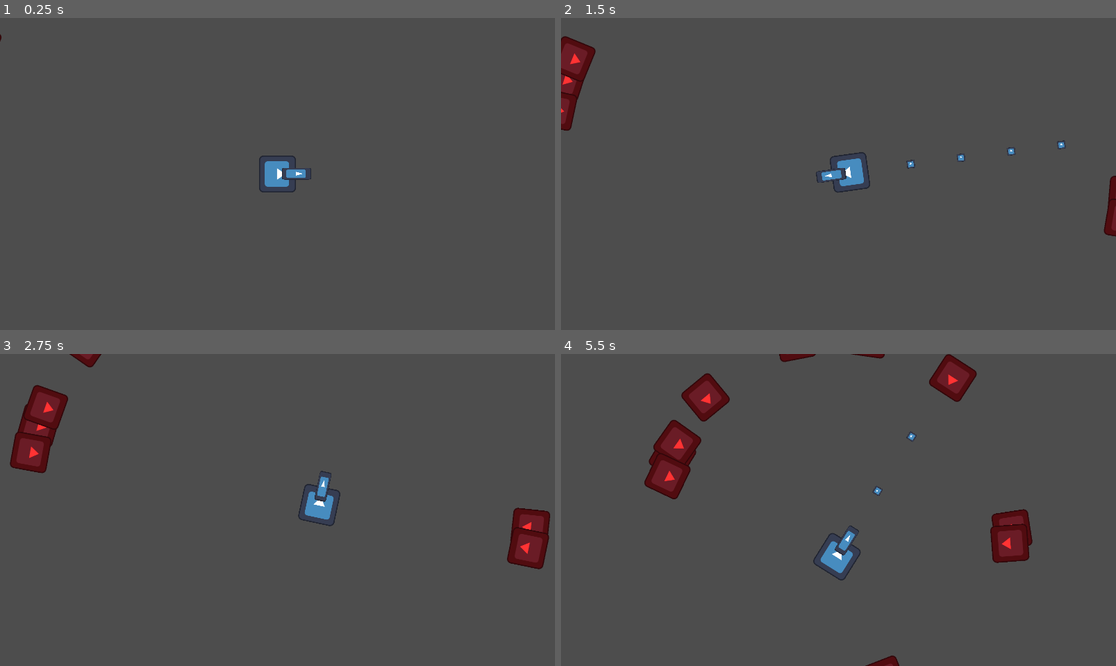
Above: before the commit, frames 1-4 (two rows, left to right).
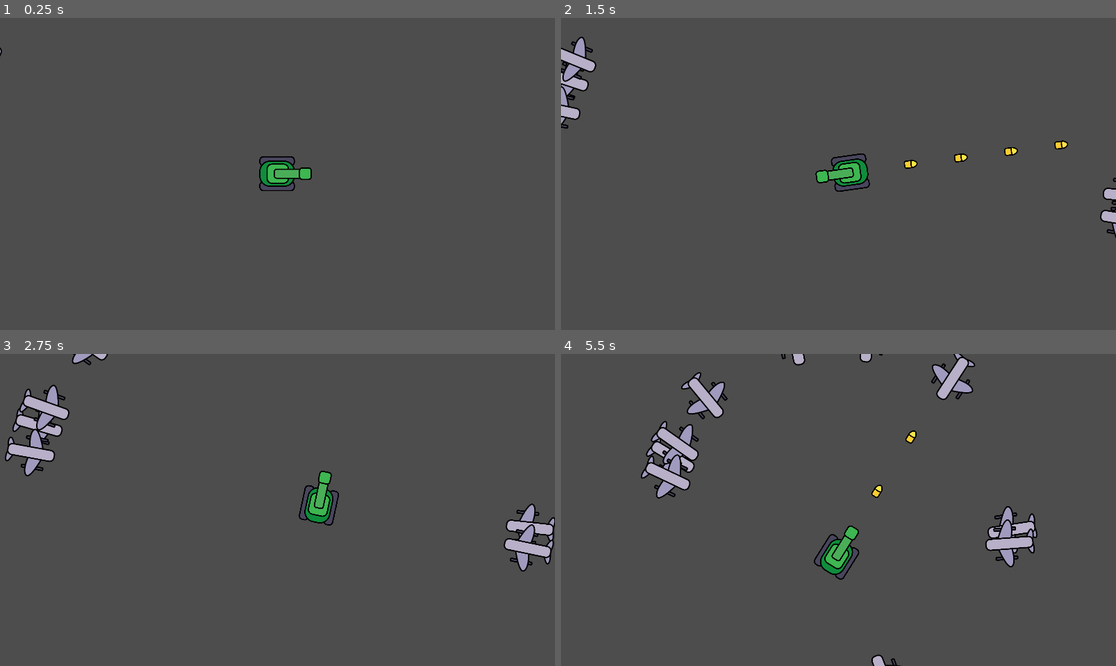
Above: after the commit, the same moments.

Repository: Trulle1234/orion-game-numero-dos
Game: Godot game, scene res://scenes/level.tscn
Two runs of this game, one before a commit and one after it. Both use one fixed random seed, a clock stepped at 60 frames per second and the inputs below. The engine's default icon, where the game draws it, is replaced by a stand-in: a white triangle on a blue panel in a dark square.
Inputs (mouse positions are in pixels of both pictures, inside the frame that each line leads up to):
- Up to frame 1 (0.25 s): no input
- Up to frame 2 (1.5 s): tap Enter at 0.5 s; move the mouse to (960, 158) at 0.52 s; hold Right 0.53-1.28 s; hold Space (shoot) 0.53-1.28 s; move the mouse to (727, 189) at 1.27 s; hold S (down) from 1.28 s (still down); tap Alt at 1.35 s
- Up to frame 3 (2.75 s): move the mouse to (333, 441) at 2.02 s; release S (down) at 2.03 s; hold Right from 2.03 s (still down); tap Shift at 2.1 s
- Up to frame 4 (5.5 s): move the mouse to (810, 572) at 2.77 s; release Right at 2.78 s; hold W (up) 2.78-3.53 s; tap Space (shoot) at 2.85 s; move the mouse to (1005, 556) at 3.52 s; hold Left 3.53-5.03 s; tap Alt at 3.6 s; move the mouse to (672, 463) at 4.27 s; tap Shift at 4.35 s; move the mouse to (866, 510) at 5.02 s; hold S (down) from 5.03 s (still down); hold Space (shoot) from 5.03 s (still down)

The runs differ from the first frame. In frame 1, 0.7% of the frame differs, in the area x 0-57%, y 5-56%; in frame 2, 2.6%; in frame 3, 4.6%; in frame 4, 6.3%, in the area x 14-86%, y 0-100%.

Commit message:
art :yay:

Diff:
--- a/scenes/bullet.tscn
+++ b/scenes/bullet.tscn
@@ -1,10 +1,11 @@
 [gd_scene format=3 uid="uid://b5r1ketveva1g"]
 
-[ext_resource type="Texture2D" uid="uid://4q335xxs2p" path="res://assets/icon.svg" id="1_mkf8s"]
 [ext_resource type="Script" uid="uid://c56iy5esqxjjw" path="res://scrips/bullet.gd" id="1_y25gk"]
+[ext_resource type="Texture2D" uid="uid://bdqe3ogmti0as" path="res://assets/shell.png" id="2_y25gk"]
 
-[sub_resource type="CircleShape2D" id="CircleShape2D_mkf8s"]
-radius = 12.165525
+[sub_resource type="CapsuleShape2D" id="CapsuleShape2D_l5glv"]
+radius = 13.0
+height = 44.0
 
 [node name="Bullet" type="Area2D" unique_id=1384737070]
 collision_layer = 4
@@ -12,15 +13,16 @@
 script = ExtResource("1_y25gk")
 
 [node name="VisibleOnScreenNotifier2D" type="VisibleOnScreenNotifier2D" parent="." unique_id=627053738]
-rect = Rect2(-16, -16, 32, 32)
+rect = Rect2(-26, -16, 52, 32)
 
 [node name="Sprite2D" type="Sprite2D" parent="." unique_id=873078567]
-position = Vector2(2.3841858e-07, 2.3841858e-07)
-scale = Vector2(0.21875, 0.21875)
-texture = ExtResource("1_mkf8s")
+position = Vector2(0, -2.3841858e-07)
+scale = Vector2(0.32848004, 0.3284801)
+texture = ExtResource("2_y25gk")
 
 [node name="CollisionShape2D" type="CollisionShape2D" parent="." unique_id=842065973]
-shape = SubResource("CircleShape2D_mkf8s")
+rotation = 1.5707964
+shape = SubResource("CapsuleShape2D_l5glv")
 
 [connection signal="body_entered" from="." to="." method="_on_body_entered"]
 [connection signal="screen_exited" from="VisibleOnScreenNotifier2D" to="." method="_on_visible_on_screen_notifier_2d_screen_exited"]
--- a/scenes/enemy.tscn
+++ b/scenes/enemy.tscn
@@ -1,25 +1,33 @@
 [gd_scene format=3 uid="uid://2oqfqxx5b61g"]
 
 [ext_resource type="Script" uid="uid://bveg8wctgs4pi" path="res://scrips/enemy.gd" id="1_4gyqm"]
-[ext_resource type="Texture2D" uid="uid://4q335xxs2p" path="res://assets/icon.svg" id="1_7k104"]
+[ext_resource type="Texture2D" uid="uid://c37m2wa2qrdqj" path="res://assets/drone.png" id="2_md0e3"]
 
-[sub_resource type="CircleShape2D" id="CircleShape2D_md0e3"]
-radius = 60.40695
+[sub_resource type="CapsuleShape2D" id="CapsuleShape2D_md0e3"]
+radius = 46.0
+height = 126.0
+
+[sub_resource type="CapsuleShape2D" id="CapsuleShape2D_4ra3w"]
+radius = 62.0
+height = 150.0
 
 [node name="Enemy" type="CharacterBody2D" unique_id=1022806793]
 collision_layer = 2
 script = ExtResource("1_4gyqm")
 
 [node name="Body" type="Sprite2D" parent="." unique_id=897146031]
+position = Vector2(1.9073486e-06, -4.7683716e-07)
+scale = Vector2(0.36730763, 0.36730772)
+texture = ExtResource("2_md0e3")
+
+[node name="CollisionShape2D" type="CollisionShape2D" parent="." unique_id=1677055666]
 rotation = 1.5707964
-texture = ExtResource("1_7k104")
-
-[node name="CollisionShape2D" type="CollisionShape2D" parent="." unique_id=811749964]
-shape = SubResource("CircleShape2D_md0e3")
+shape = SubResource("CapsuleShape2D_md0e3")
 
 [node name="Area2D" type="Area2D" parent="." unique_id=249012405]
 
 [node name="CollisionShape2D" type="CollisionShape2D" parent="Area2D" unique_id=1532529465]
-shape = SubResource("CircleShape2D_md0e3")
+rotation = 1.5707964
+shape = SubResource("CapsuleShape2D_4ra3w")
 
 [connection signal="body_entered" from="Area2D" to="." method="_on_area_2d_body_entered"]
--- a/scenes/player.tscn
+++ b/scenes/player.tscn
@@ -1,36 +1,36 @@
 [gd_scene format=3 uid="uid://ckudr8chj1kgo"]
 
-[ext_resource type="Texture2D" uid="uid://4q335xxs2p" path="res://assets/icon.svg" id="1_4flbx"]
 [ext_resource type="Script" uid="uid://80kl10p8d3vr" path="res://scrips/player.gd" id="1_onrkg"]
+[ext_resource type="Texture2D" uid="uid://ws85ss5veam3" path="res://assets/tank.png" id="2_g2els"]
 
-[sub_resource type="CircleShape2D" id="CircleShape2D_g2els"]
-radius = 33.13608
+[sub_resource type="CapsuleShape2D" id="CapsuleShape2D_qhqgy"]
+radius = 36.0
+height = 102.0
 
-[sub_resource type="CircleShape2D" id="CircleShape2D_onrkg"]
-radius = 61.0
+[sub_resource type="CapsuleShape2D" id="CapsuleShape2D_dqkch"]
+radius = 51.0
+height = 116.0
 
 [node name="Player" type="CharacterBody2D" unique_id=1499441316]
+z_index = 1
 collision_mask = 2
 script = ExtResource("1_onrkg")
 
-[node name="CollisionShape2D" type="CollisionShape2D" parent="." unique_id=1656051852]
-shape = SubResource("CircleShape2D_g2els")
-
 [node name="Body" type="Sprite2D" parent="." unique_id=771225576]
-rotation = 1.5707964
-texture = ExtResource("1_4flbx")
-
-[node name="Gun" type="Sprite2D" parent="Body" unique_id=786854685]
-z_index = 1
-position = Vector2(-1.0000026, -66)
-scale = Vector2(0.3221117, 0.80215544)
-texture = ExtResource("1_4flbx")
+position = Vector2(28, -1)
+scale = Vector2(0.35654238, 0.3565424)
+texture = ExtResource("2_g2els")
 
 [node name="BulletStart" type="Node2D" parent="." unique_id=1295075917]
 position = Vector2(90, -2)
+
+[node name="CollisionShape2D" type="CollisionShape2D" parent="." unique_id=1656051852]
+rotation = 1.5707964
+shape = SubResource("CapsuleShape2D_qhqgy")
 
 [node name="KillBox" type="Area2D" parent="." unique_id=1987320295]
 collision_mask = 2
 
 [node name="CollisionShape2D" type="CollisionShape2D" parent="KillBox" unique_id=1426337569]
-shape = SubResource("CircleShape2D_onrkg")
+rotation = 1.5707964
+shape = SubResource("CapsuleShape2D_dqkch")
--- a/scrips/enemy.gd
+++ b/scrips/enemy.gd
@@ -7,14 +7,13 @@
 
 func _ready():
 	add_to_group("enemy")
-	modulate = 	Color(1.5, 0.2, 0.2)
 	player = get_tree().get_first_node_in_group("player")
 
 func take_damage(hp):
 	health -= hp
 	modulate = 	Color(2.5, 0.2, 0.2)
 	await get_tree().create_timer(0.15).timeout
-	modulate = 	Color(1.5, 0.2, 0.2)
+	modulate = 	Color(1, 1, 1)
 
 	if health <= 0:
 		queue_free()
Binary file added: assets/drone.png
Not shown, added: assets/drone.png.import
Binary file added: assets/shell.png
Not shown, added: assets/shell.png.import
Binary file added: assets/tank.png
Not shown, added: assets/tank.png.import
